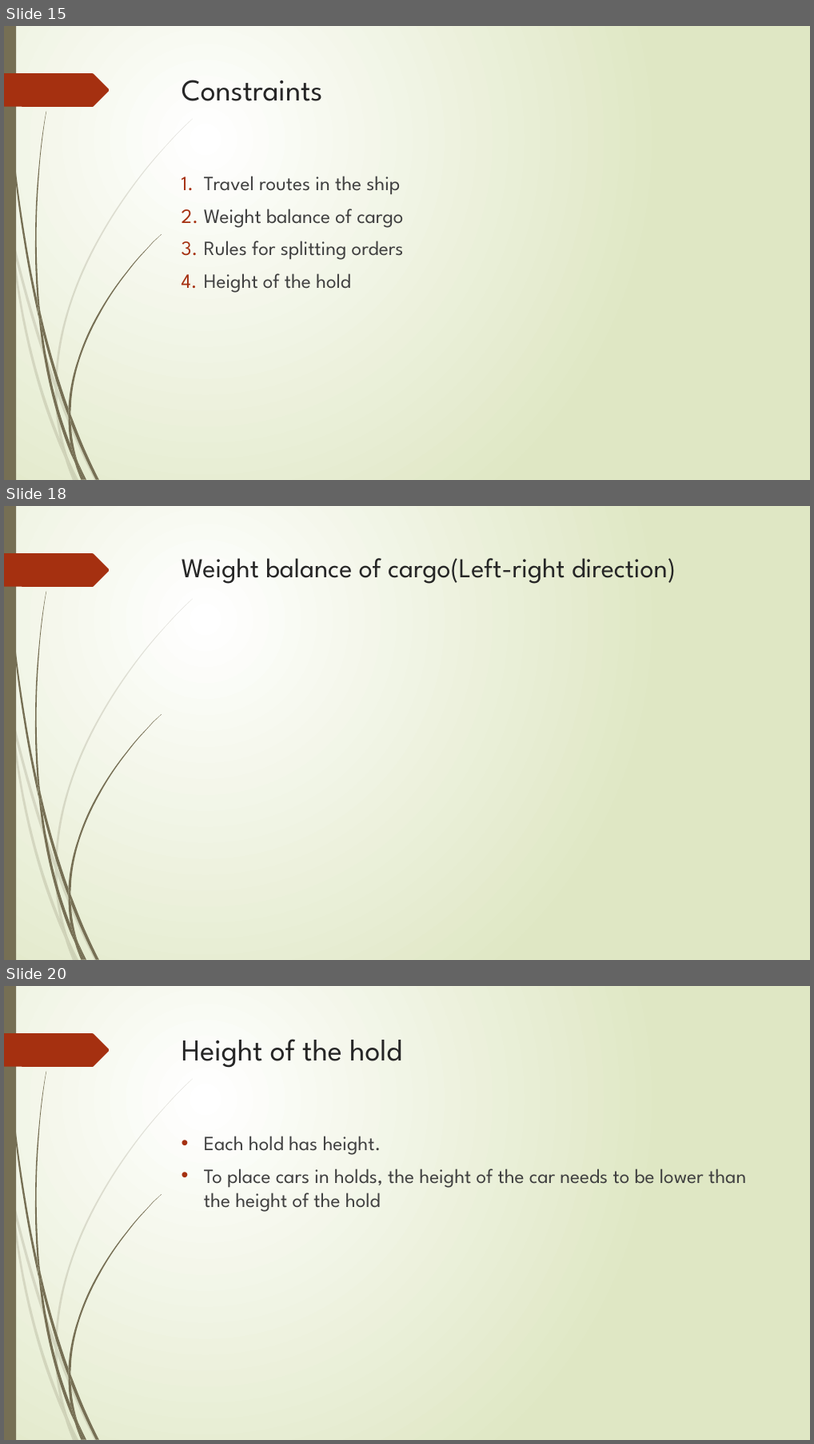
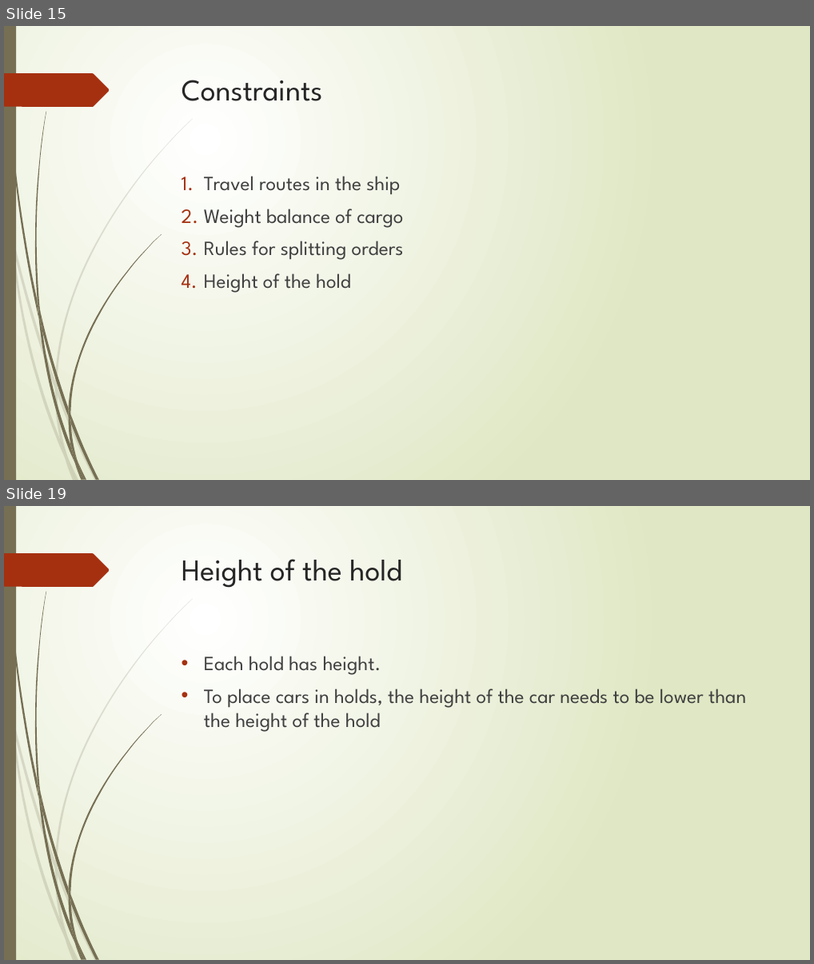
Before and after one commit to r-kurosu/kline_new, a slide deck: 中間報告.pptx. Shown one above the other, each under a label of ours: slides 15, 18 and 20 before the commit, slides 15 and 19 after it; the slides between them are not shown. The pictures are 814x1444 and 814x964 pixels, drawn with LibreOffice and Linux fonts; fonts in the diff are those of the drawing. Boxes give left, top, right and bottom in pixels: in the first picture for what was removed or moved away, otherwise in the second. Text is boxed around its words. In the diff, an @@ line names an element or a change of style, - is before the commit and + after.

```diff
--- a/中間報告.pptx
+++ b/中間報告.pptx
@@ slide 18 removed at [4, 506, 810, 960], background gradient #FFFFFF to #DFE8C4; not listed: 24 template elements that a slide beside it also shows @@
@@ title removed at [182, 558, 676, 584] @@
-Weight balance of cargo(Left-right direction)
@@ what was slide 20 is now slide 19 @@
```
Also in this commit, not shown: 12 slides changed.
